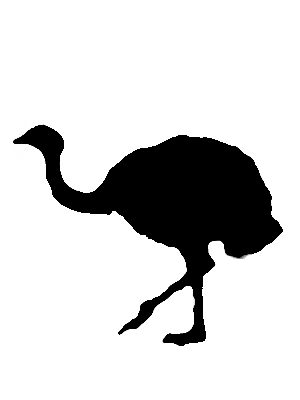
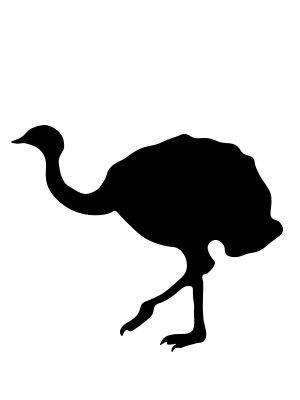
Layered file, before and after one edit (300 x 400). Changes by layer:
added layer "Layer 4" above "Layer 3" over (x1=11, y1=125, x2=283, y2=352)
hid "Layer 3" over (x1=11, y1=124, x2=283, y2=347)
